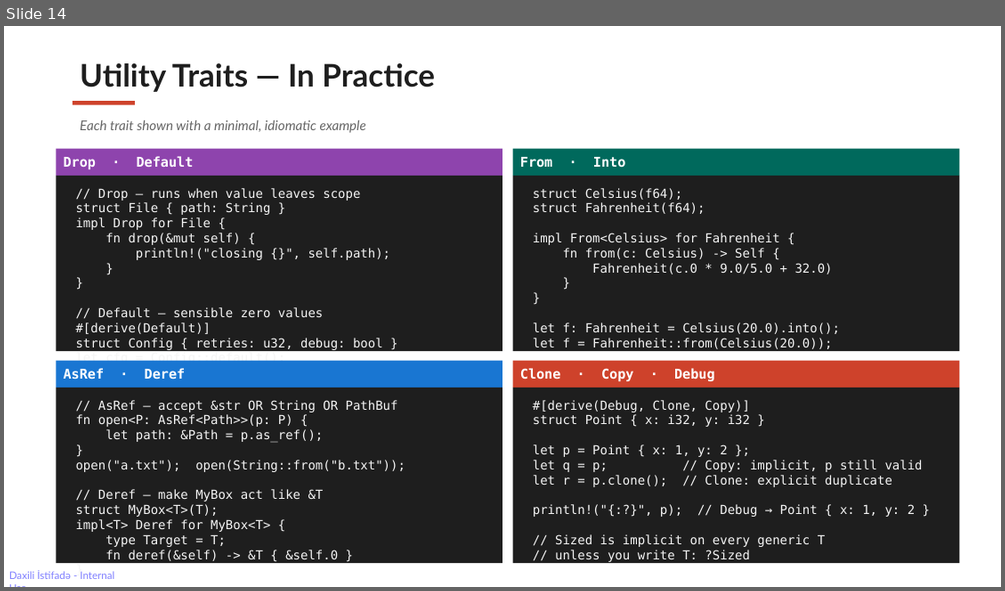
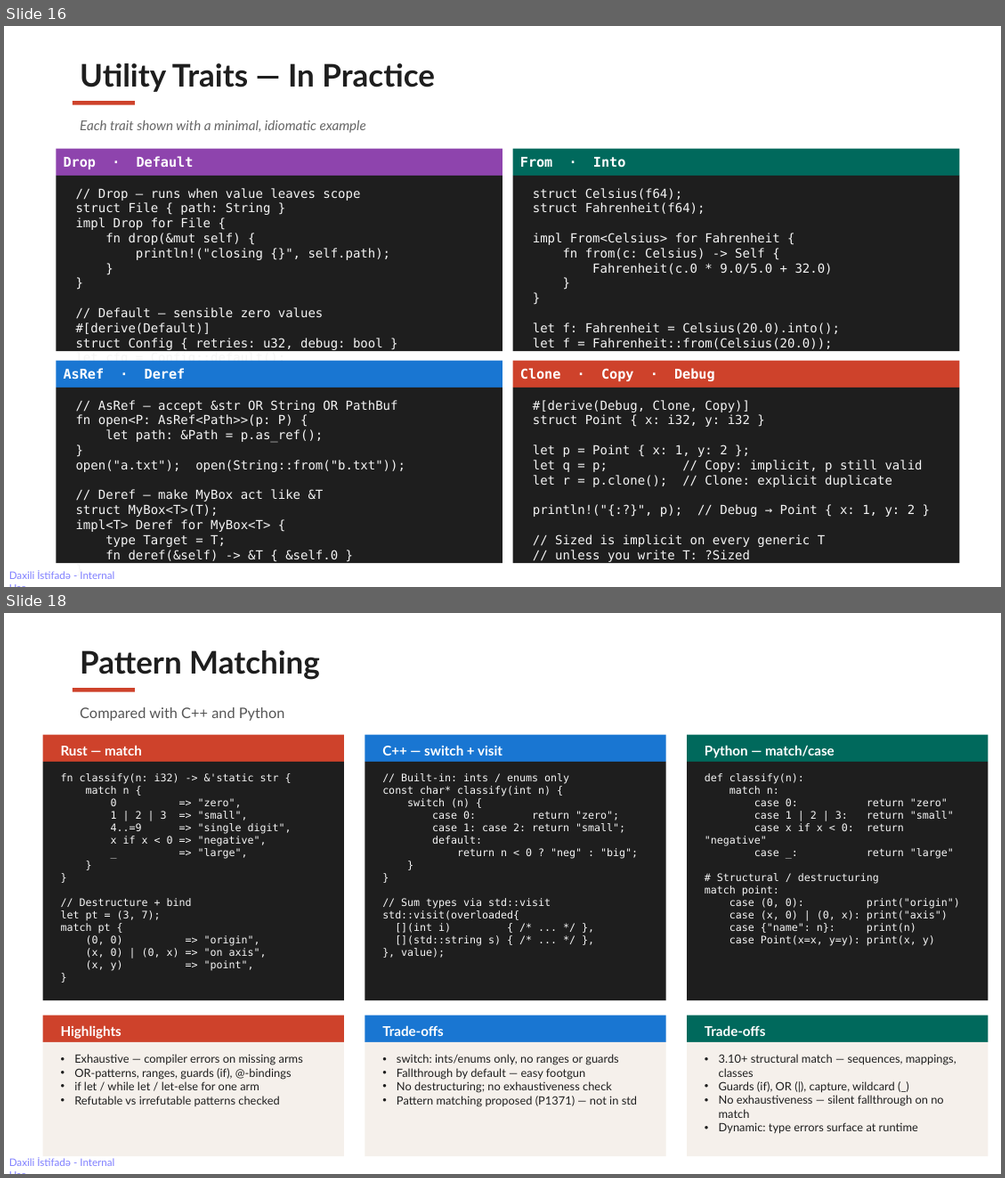
Before and after one commit to rahimahmedov/rust_vs_cpp, a slide deck: rust_friday_session.pptx. Shown one above the other, each under a label of ours: slide 14 before the commit, slides 16 and 18 after it; the slides between them are not shown. The pictures are 1005x591 and 1005x1178 pixels, drawn with LibreOffice and Linux fonts; fonts in the diff are those of the drawing. Boxes give left, top, right and bottom in pixels: in the first picture for what was removed or moved away, otherwise in the second. Text is boxed around its words. In the diff, an @@ line names an element or a change of style, - is before the commit and + after.

```diff
--- a/rust_friday_session.pptx
+++ b/rust_friday_session.pptx
@@ slide 18 added at (4,613,1001,1174), background #FFFFFF; not listed: 1 template element that a slide beside it also shows @@
@@ text added at (80,650,320,680), 30 pt, text #1E1E1E, bold @@
+Pattern Matching
@@ rectangle added at (73,688,135,692), fill #CE422B @@
@@ text added at (80,707,285,721), 14 pt, text #555555 @@
+Compared with C++ and Python
@@ rectangle added at (43,734,344,761), fill #CE422B @@
@@ text added at (61,745,142,755), 13 pt, text #FFFFFF, bold @@
+Rust — match
@@ rectangle added at (365,734,666,761), fill #1976D2 @@
@@ text added at (382,745,502,755), 13 pt, text #FFFFFF, bold @@
+C++ — switch + visit
@@ rectangle added at (687,734,988,761), fill #00695C @@
@@ text added at (704,745,834,758), 13 pt, text #FFFFFF, bold @@
+Python — match/case
@@ rectangle added at (43,762,344,1000), fill #1E1E1E @@
@@ rectangle added at (365,762,666,1000), fill #1E1E1E @@
@@ rectangle added at (687,762,988,1000), fill #1E1E1E @@
@@ text added at (61,773,291,971), 10 pt, text #F5F5F5 @@
+fn classify(n: i32) -> &'static str {
+match n {
+0 => "zero",
+1 | 2 | 3 => "small",
+4..=9 => "single digit",
+x if x < 0 => "negative",
+_ => "large",
+}
+}
+// Destructure + bind
+let pt = (3, 7);
+match pt {
+(0, 0) => "origin",
+(x, 0) | (0, x) => "on axis",
+(x, y) => "point",
+}
@@ text added at (382,773,638,957), 10 pt, text #F5F5F5 @@
+// Built-in: ints / enums only
+const char* classify(int n) {
+switch (n) {
+case 0: return "zero";
+case 1: case 2: return "small";
+default:
+return n < 0 ? "neg" : "big";
+}
+}
+// Sum types via std::visit
+std::visit(overloaded{
+[](int i) { /* ... */ },
+[](std::string s) { /* ... */ },
+}, value);
@@ text added at (704,773,960,946), 10 pt, text #F5F5F5 @@
+def classify(n):
+match n:
+case 0: return "zero"
+case 1 | 2 | 3: return "small"
+case x if x < 0: return "negative"
+case _: return "large"
+# Structural / destructuring
+match point:
+case (0, 0): print("origin")
+case (x, 0) | (0, x): print("axis")
+case {"name": n}: print(n)
+case Point(x=x, y=y): print(x, y)
@@ rectangle added at (43,1015,344,1042), fill #CE422B @@
@@ text added at (61,1025,121,1038), 13 pt, text #FFFFFF, bold @@
+Highlights
@@ rectangle added at (365,1015,666,1042), fill #1976D2 @@
@@ text added at (382,1025,444,1036), 13 pt, text #FFFFFF, bold @@
+Trade-offs
@@ rectangle added at (687,1015,988,1042), fill #00695C @@
@@ text added at (704,1025,766,1036), 13 pt, text #FFFFFF, bold @@
+Trade-offs
@@ rectangle added at (43,1042,344,1157), fill #F5F0EB @@
@@ text added at (74,1054,303,1106), 11 pt, text #1E1E1E @@
+• Exhaustive — compiler errors on missing arms
+• OR-patterns, ranges, guards (if), @-bindings
+• if let / while let / let-else for one arm
+• Refutable vs irrefutable patterns checked
@@ rectangle added at (365,1042,666,1157), fill #F5F0EB @@
@@ text added at (396,1054,637,1106), 11 pt, text #1E1E1E @@
+• switch: ints/enums only, no ranges or guards
+• Fallthrough by default — easy footgun
+• No destructuring; no exhaustiveness check
+• Pattern matching proposed (P1371) — not in std
@@ rectangle added at (687,1042,988,1157), fill #F5F0EB @@
@@ text added at (719,1054,956,1134), 11 pt, text #1E1E1E @@
+• 3.10+ structural match — sequences, mappings, classes
+• Guards (if), OR (|), capture, wildcard (_)
+• No exhaustiveness — silent fallthrough on no match
+• Dynamic: type errors surface at runtime
@@ what was slide 14 is now slide 16 @@
```
Also in this commit, not shown: 1 slide changed, 5 other slides added.
